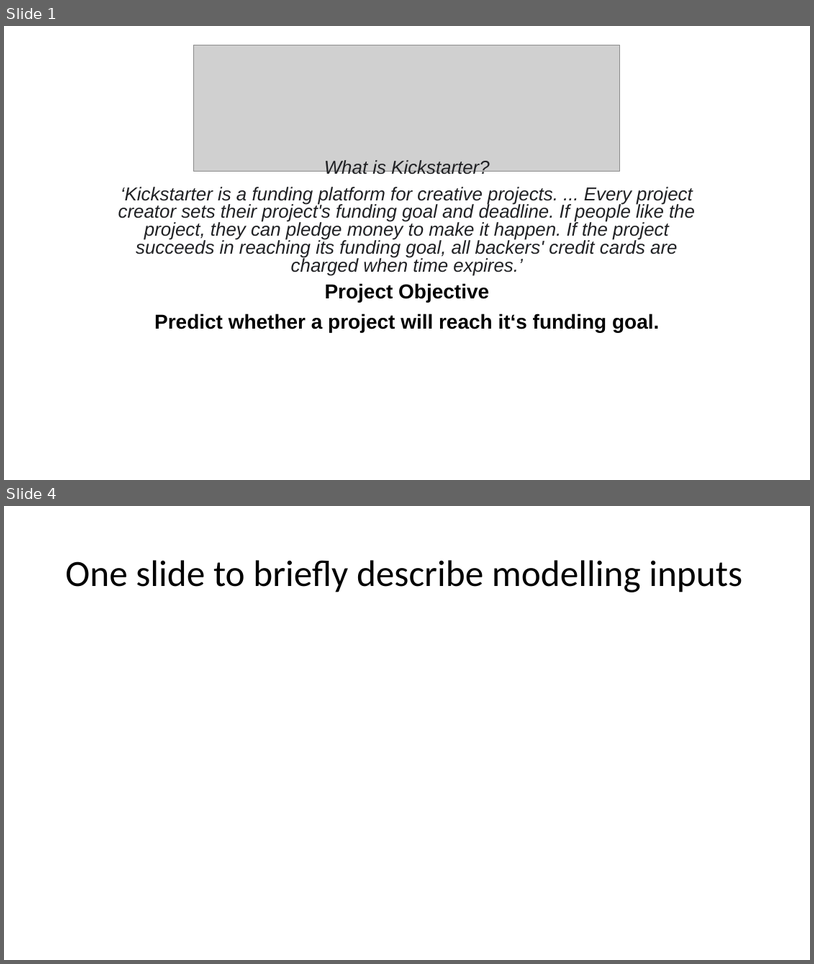
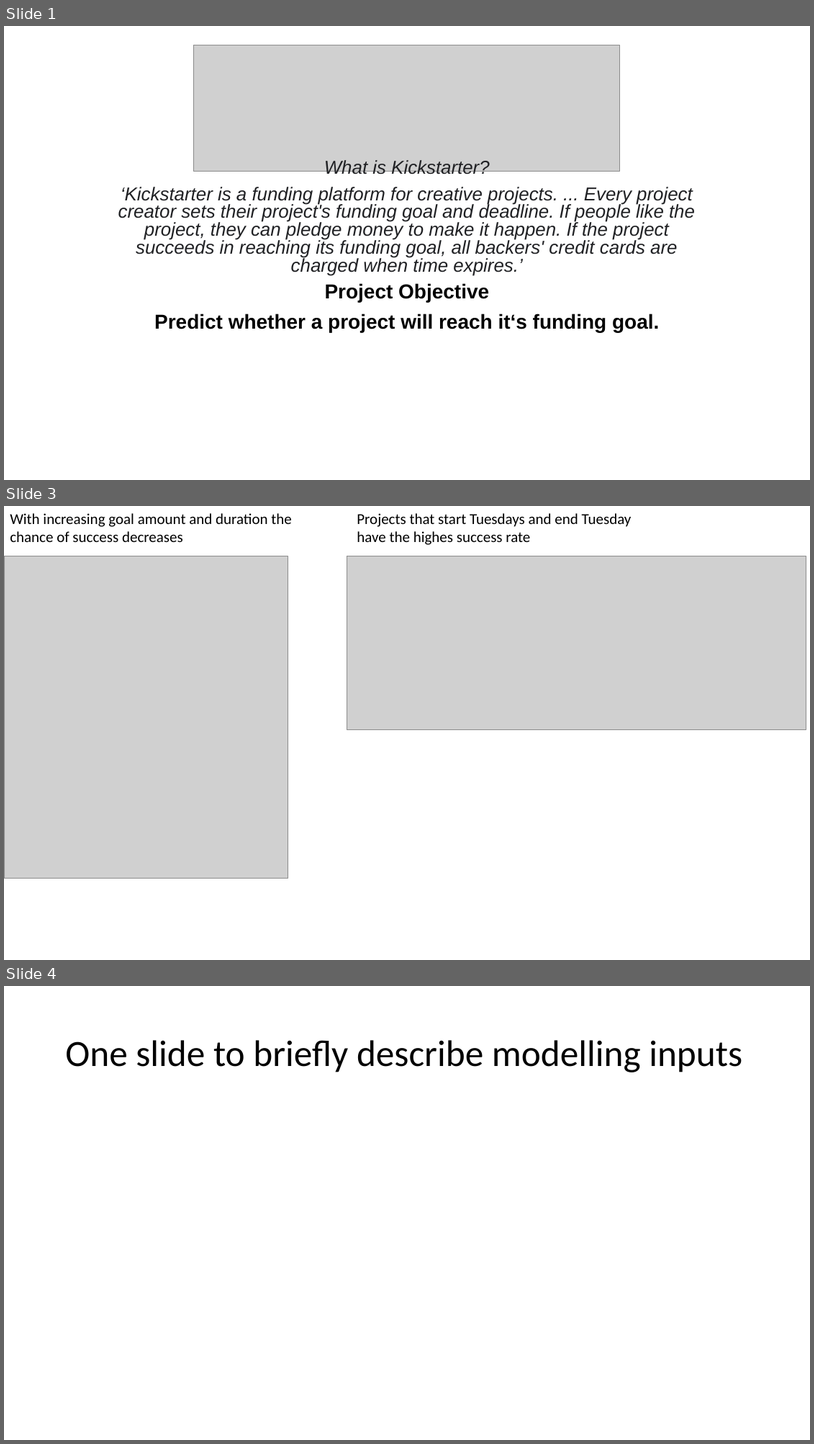
Before and after one commit to nicolerichter1989/kickstarter, a slide deck: kickstarter_presentation.pptx. Shown one above the other, each under a label of ours: slides 1 and 4 before the commit, slides 1, 3 and 4 after it; the slides between them are not shown. The pictures are 814x964 and 814x1444 pixels, drawn with LibreOffice and Linux fonts; fonts in the diff are those of the drawing; grey boxes stand for pictures. Boxes give left, top, right and bottom in pixels: in the first picture for what was removed or moved away, otherwise in the second. Text is boxed around its words. In the diff, an @@ line names an element or a change of style, - is before the commit and + after.

```diff
--- a/kickstarter_presentation.pptx
+++ b/kickstarter_presentation.pptx
@@ slide 3 added at box(4, 506, 810, 960), background #FFFFFF @@
@@ text added at box(10, 513, 291, 542), 18 pt, text #000000 @@
+With increasing goal amount and duration the chance of success decreases
@@ text added at box(357, 513, 632, 545), 18 pt, text #000000 @@
+Projects that start Tuesdays and end Tuesday have the highes success rate
@@ picture added at box(4, 556, 288, 878) @@
@@ picture added at box(347, 556, 807, 729) @@
```
Also in this commit, not shown: 1 slide changed, 1 other slide added, 1 slide removed, 2 other files.
